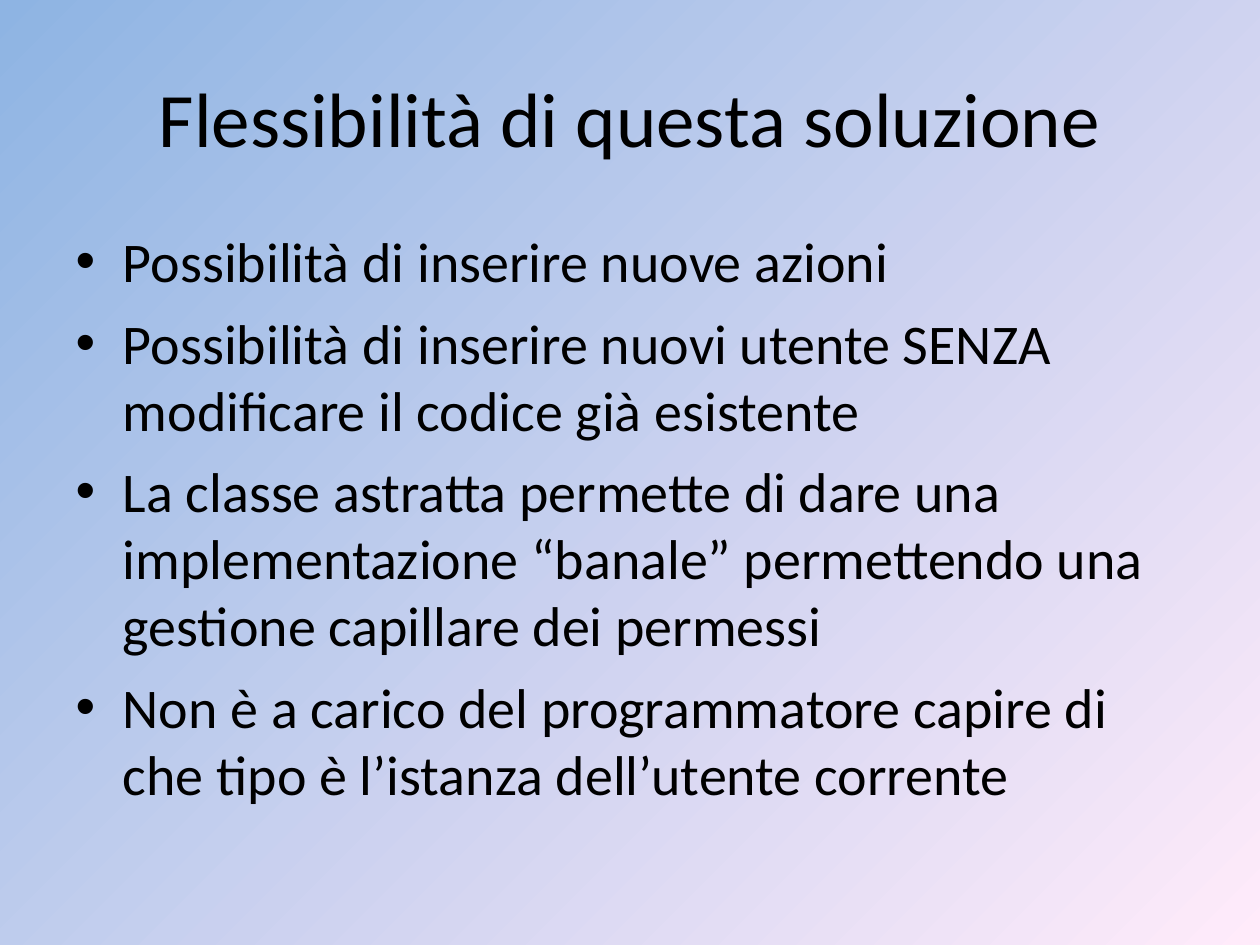
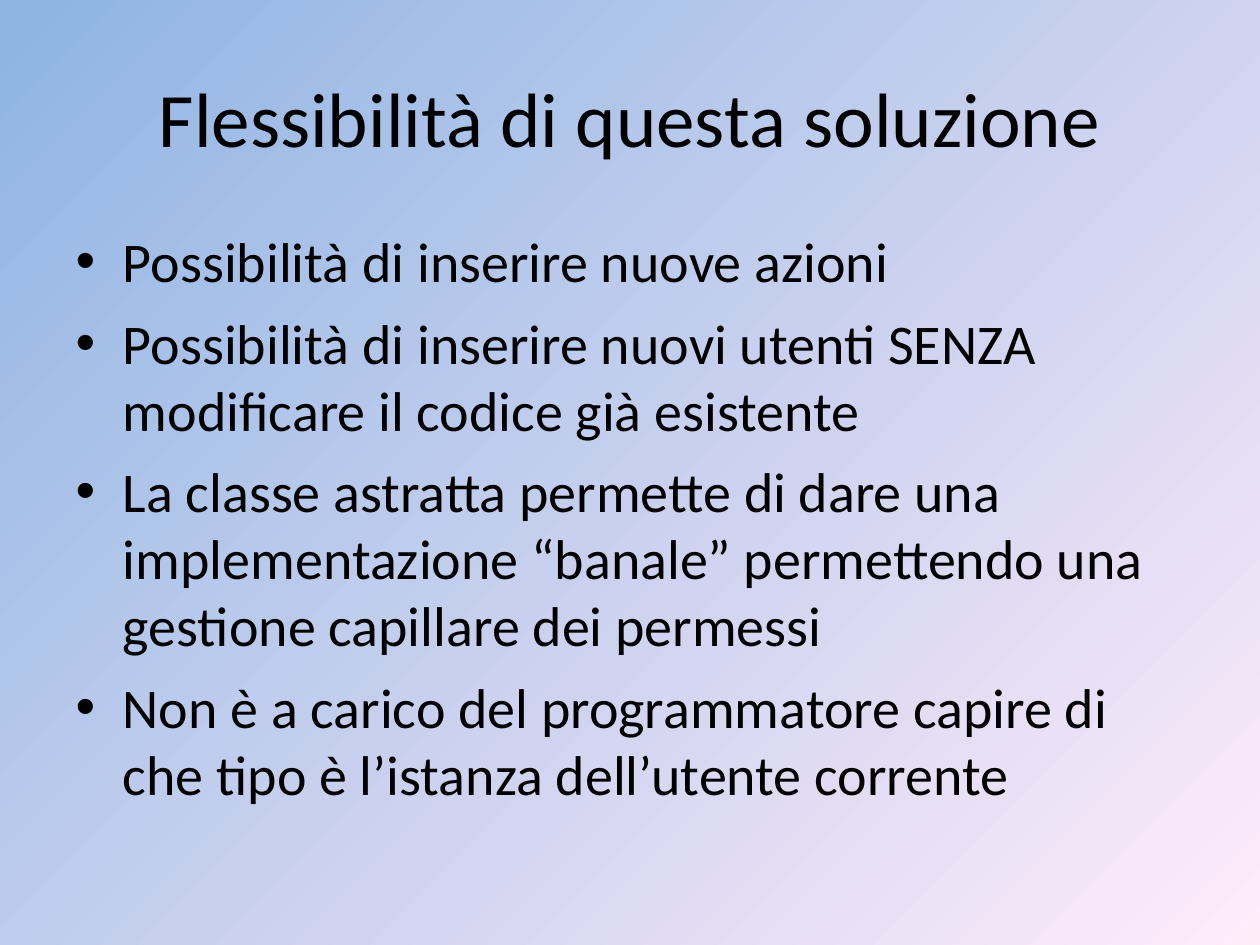
Before and after one commit to liannario/ingsoftbo, a slide deck: slide 42 of ViaggiateSicuri.ppt (slide 41 before the commit). Drawn at 1260x945 pixels with LibreOffice and Linux fonts; fonts in the diff are those of the drawing. Boxes give left, top, right and bottom in pixels: in the first picture for what was removed or moved away, otherwise in the second. Text is boxed around its words. In the diff, an @@ line names an element or a change of style, - is before the commit and + after.

```diff
--- a/ViaggiateSicuri.ppt
+++ b/ViaggiateSicuri.ppt
@@ text at (x1=123, y1=325, x2=1036, y2=441): text changed @@
-• Possibilità di inserire nuovi utente SENZA modificare il codice già esistente
+• Possibilità di inserire nuovi utenti SENZA modificare il codice già esistente
```
Also in this commit, not shown: 1 other slide changed, 3 slides added.
